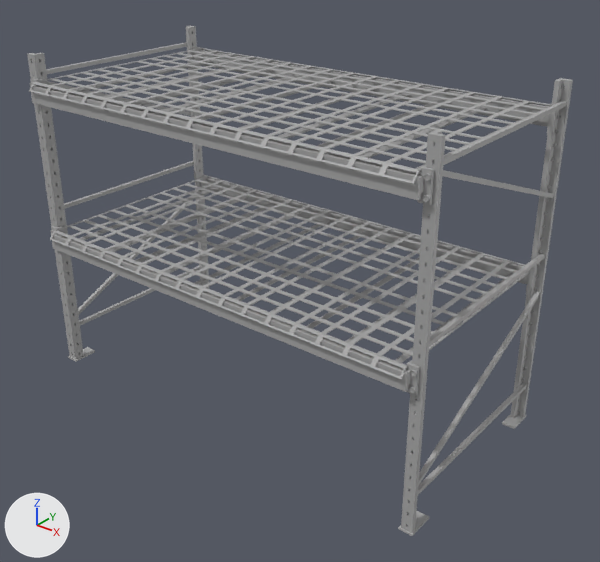
What one commit did to the FBX model Assets/LevelAssets/LevelAsset3/PalletRack.fbx.
Both versions are drawn from a 50 mm lens placed at (4.65, -2.84, 4.7), pointed at (0.23, 2.69, 1.27). The lights are fixed; the arrows at lower left show +X, +Y and +Z. Where no turn or scale is listed for an object, it has been applied to the vertices.
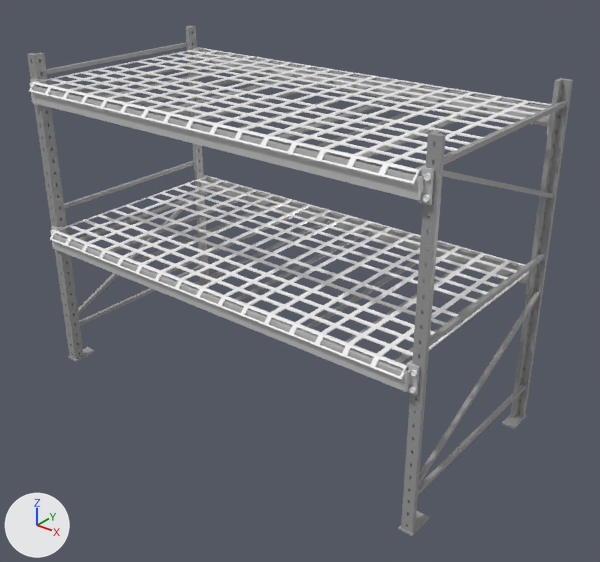
The newer file is also turned or shifted as a whole; pictures and numbers use the older file's frame.

The change, as a diff of the scene's bpy script:
```diff
--- a/Assets/LevelAssets/LevelAsset3/PalletRack.fbx.py
+++ b/Assets/LevelAssets/LevelAsset3/PalletRack.fbx.py
@@ mat_palletrack03mat @@
+mat_palletrack03mat = principled_material('PalletRack03Mat')
+mat_palletrack03mat.base_color = (1.0, 1.0, 1.0)  # white #ffffff
+mat_palletrack03mat.roughness = 0.2
@@ me_mesh_065 @@
 me_mesh_065.from_pydata(...)  # 2238 vertices, 2652 faces; spans x -2.05..2.05, y -1.15..1.15, z 1.46..1.54
-me_mesh_065.materials.append(mat_standardsurface1)  # grey #aaaaaa
+me_mesh_065.materials.append(mat_palletrack03mat)  # white #ffffff
@@ me_mesh_064 @@
 me_mesh_064.from_pydata(...)  # 2238 vertices, 2652 faces; spans x -2.05..2.05, y -1.15..1.15, z 2.93..3.01
-me_mesh_064.materials.append(mat_standardsurface1)  # grey #aaaaaa
+me_mesh_064.materials.append(mat_palletrack03mat)  # white #ffffff
```

Pixel boxes [x1, y1, x2, y2] of what changed, in the pictures (600 x 562 px):
'polySurface103', recoloured (grey to white): [50, 176, 529, 380] in both
'polySurface102', recoloured (grey to white): [29, 48, 552, 184] in both
